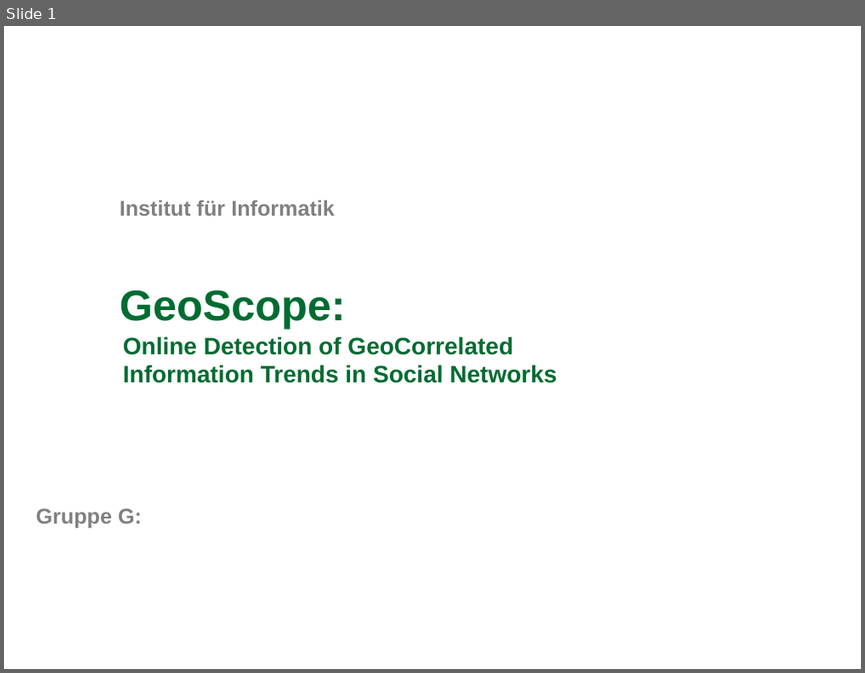
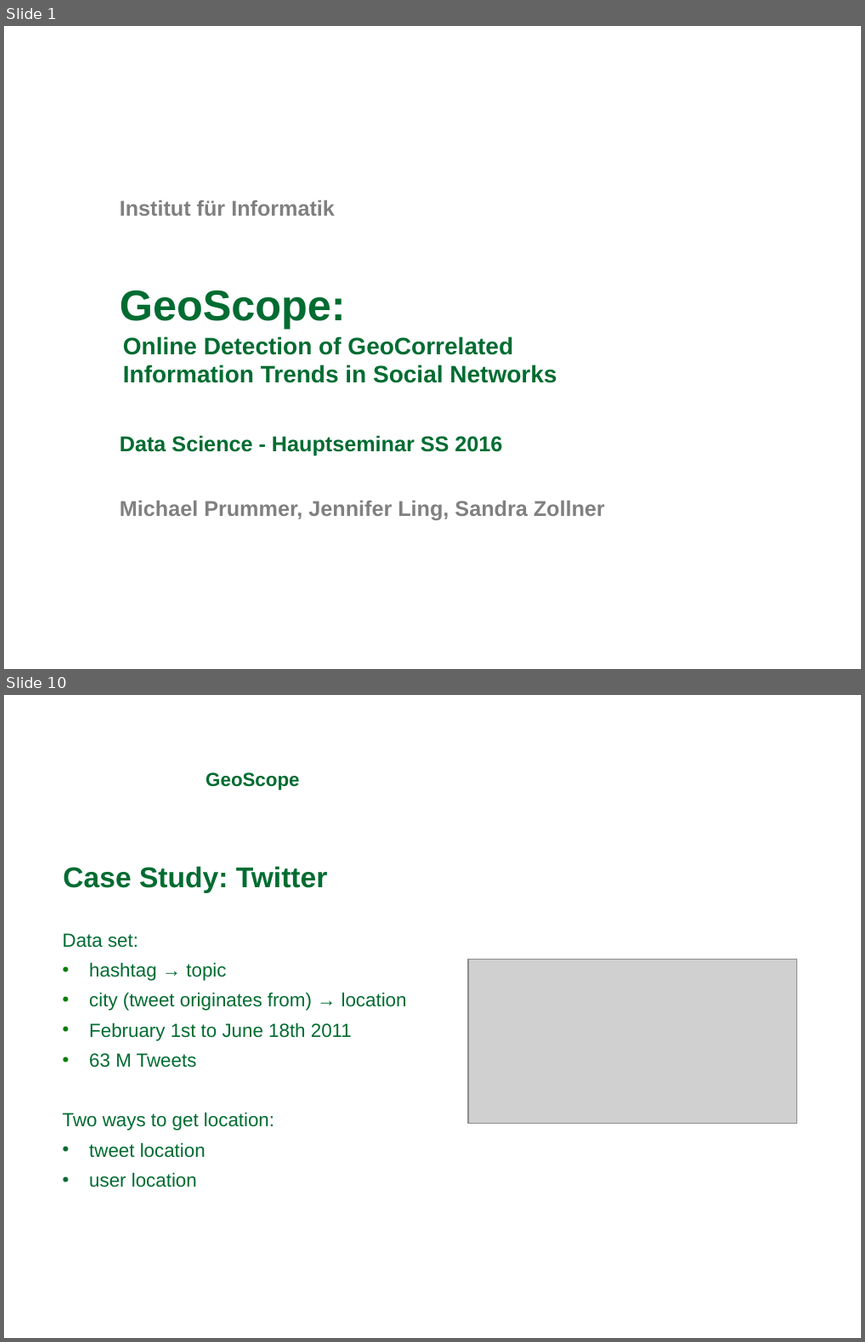
Before and after one commit to michaelprummer/datascience, a slide deck: GeoScope/DataScience1.ppt. Shown one above the other, each under a label of ours: slide 1 before the commit, slides 1 and 10 after it; the slides between them are not shown. The pictures are 865x673 and 865x1342 pixels, drawn with LibreOffice and Linux fonts; fonts in the diff are those of the drawing; grey boxes stand for pictures; background and template pictures are left out. Boxes give left, top, right and bottom in pixels: in the first picture for what was removed or moved away, otherwise in the second. Text is boxed around its words. In the diff, an @@ line names an element or a change of style, - is before the commit and + after.

```diff
--- a/GeoScope/DataScience1.ppt
+++ b/GeoScope/DataScience1.ppt
@@ slide 10 added at (x1=4, y1=695, x2=861, y2=1338), background picture (left out) @@
@@ text added at (x1=205, y1=772, x2=299, y2=790), 16 pt, text #006C31, bold @@
+GeoScope
@@ text added at (x1=63, y1=866, x2=328, y2=893), 24 pt, text #006C31, bold @@
+Case Study: Twitter
@@ text added at (x1=63, y1=933, x2=407, y2=1187), 16 pt, text #006C31 @@
+Data set:
+• hashtag → topic
+• city (tweet originates from) → location
+• February 1st to June 18th 2011
+• 63 M Tweets
+Two ways to get location:
+• tweet location
+• user location
@@ picture added at (x1=468, y1=959, x2=796, y2=1123) @@
@@ slide 1 changed as well @@
@@ text at (x1=120, y1=435, x2=502, y2=456): text changed; text colour #808080 to #006C31 @@
-Gruppe G:
+Data Science - Hauptseminar SS 2016
@@ text added at (x1=120, y1=500, x2=605, y2=520), 18 pt, text #808080, bold @@
+Michael Prummer, Jennifer Ling, Sandra Zollner
```
Also in this commit, not shown: 11 other slides added, 1 slide removed, 1 other file.
